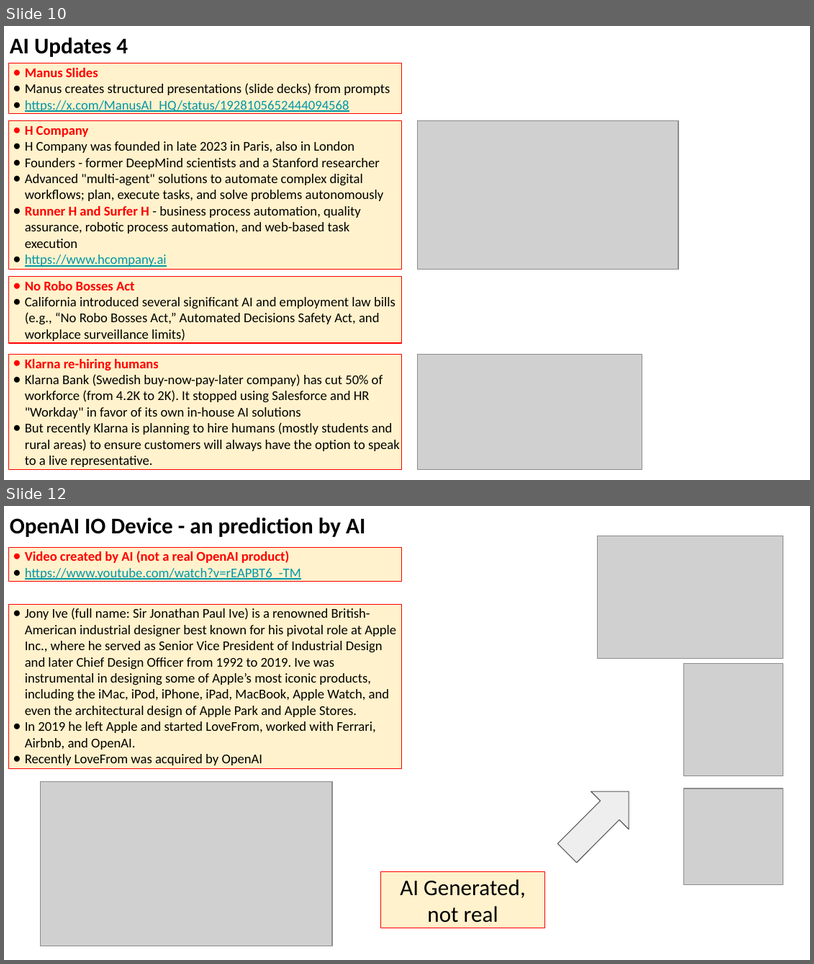
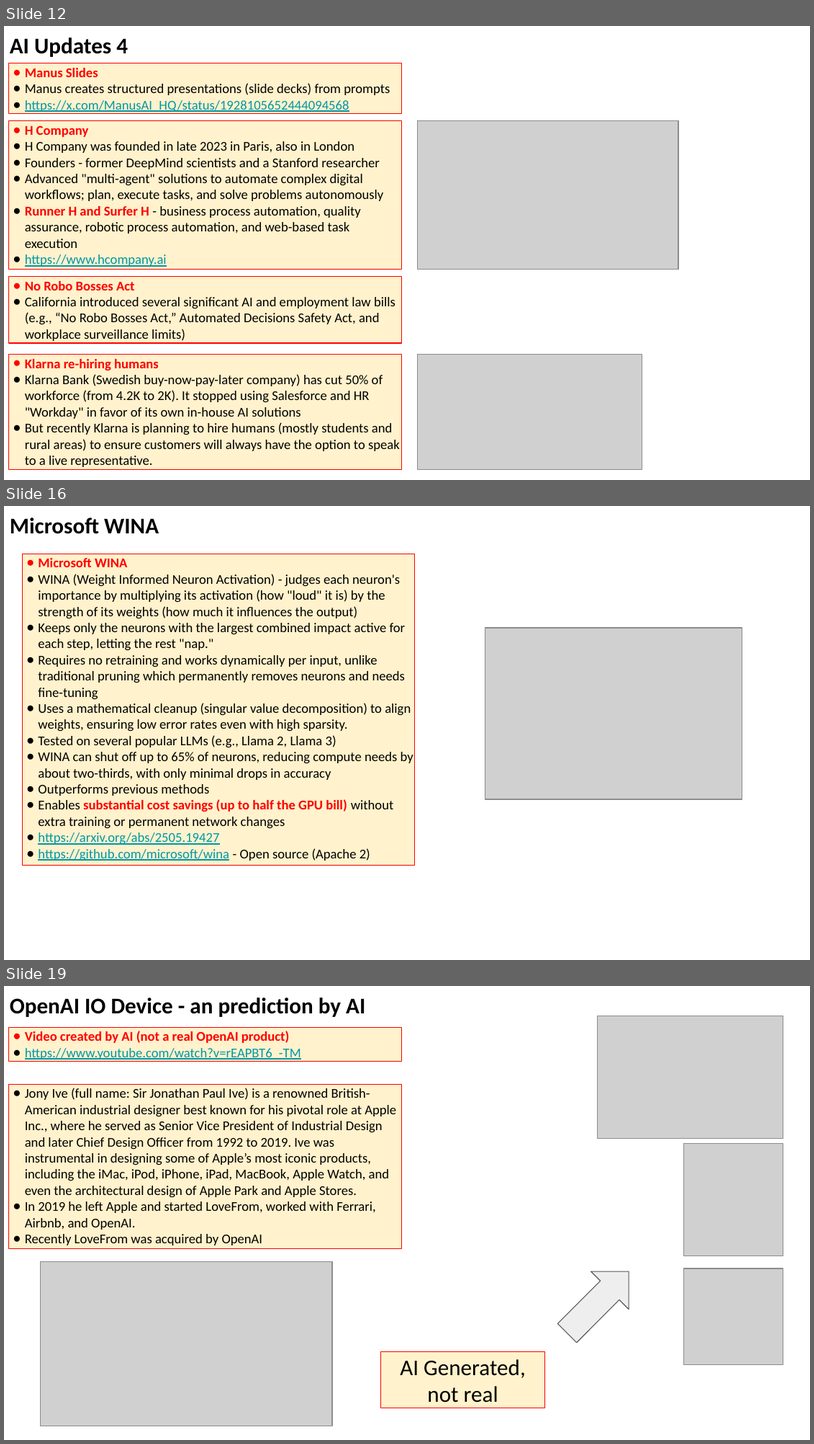
Before and after one commit to lselector/seminar, a slide deck: 2025/2025-06-06-AI-Updates.pptx. Shown one above the other, each under a label of ours: slides 10 and 12 before the commit, slides 12, 16 and 19 after it; the slides between them are not shown. The pictures are 814x964 and 814x1444 pixels, drawn with LibreOffice and Linux fonts; fonts in the diff are those of the drawing; grey boxes stand for pictures. Boxes give left, top, right and bottom in pixels: in the first picture for what was removed or moved away, otherwise in the second. Text is boxed around its words. In the diff, an @@ line names an element or a change of style, - is before the commit and + after.

```diff
--- a/2025/2025-06-06-AI-Updates.pptx
+++ b/2025/2025-06-06-AI-Updates.pptx
@@ slide 16 added at (x1=4, y1=506, x2=810, y2=960), background #FFFFFF @@
@@ text added at (x1=10, y1=518, x2=159, y2=534), 20 pt, text #000000, bold @@
+Microsoft WINA
@@ rectangle added at (x1=23, y1=554, x2=415, y2=865), fill #FFF2CC, outline #FF0000 0.75 pt, 12 pt, text #000000 @@
+● Microsoft WINA
+● WINA (Weight Informed Neuron Activation) - judges each neuron's importance by multiplying its activation (how "loud" it is) by the strength of its weights (how much it influences the output)
+● Keeps only the neurons with the largest combined impact active for each step, letting the rest "nap."
+● Requires no retraining and works dynamically per input, unlike traditional pruning which permanently removes neurons and needs fine-tuning
+● Uses a mathematical cleanup (singular value decomposition) to align weights, ensuring low error rates even with high sparsity.
+● Tested on several popular LLMs (e.g., Llama 2, Llama 3)
+● WINA can shut off up to 65% of neurons, reducing compute needs by about two-thirds, with only minimal drops in accuracy
+● Outperforms previous methods
+● Enables substantial cost savings (up to half the GPU bill) without extra training or permanent network changes
+● https://arxiv.org/abs/2505.19427
+● https://github.com/microsoft/wina - Open source (Apache 2)
@@ picture added at (x1=486, y1=628, x2=743, y2=800) @@
@@ what was slide 10 is now slide 12 @@
@@ what was slide 12 is now slide 19 @@
```
Also in this commit, not shown: 7 slides changed, 7 other slides added.
